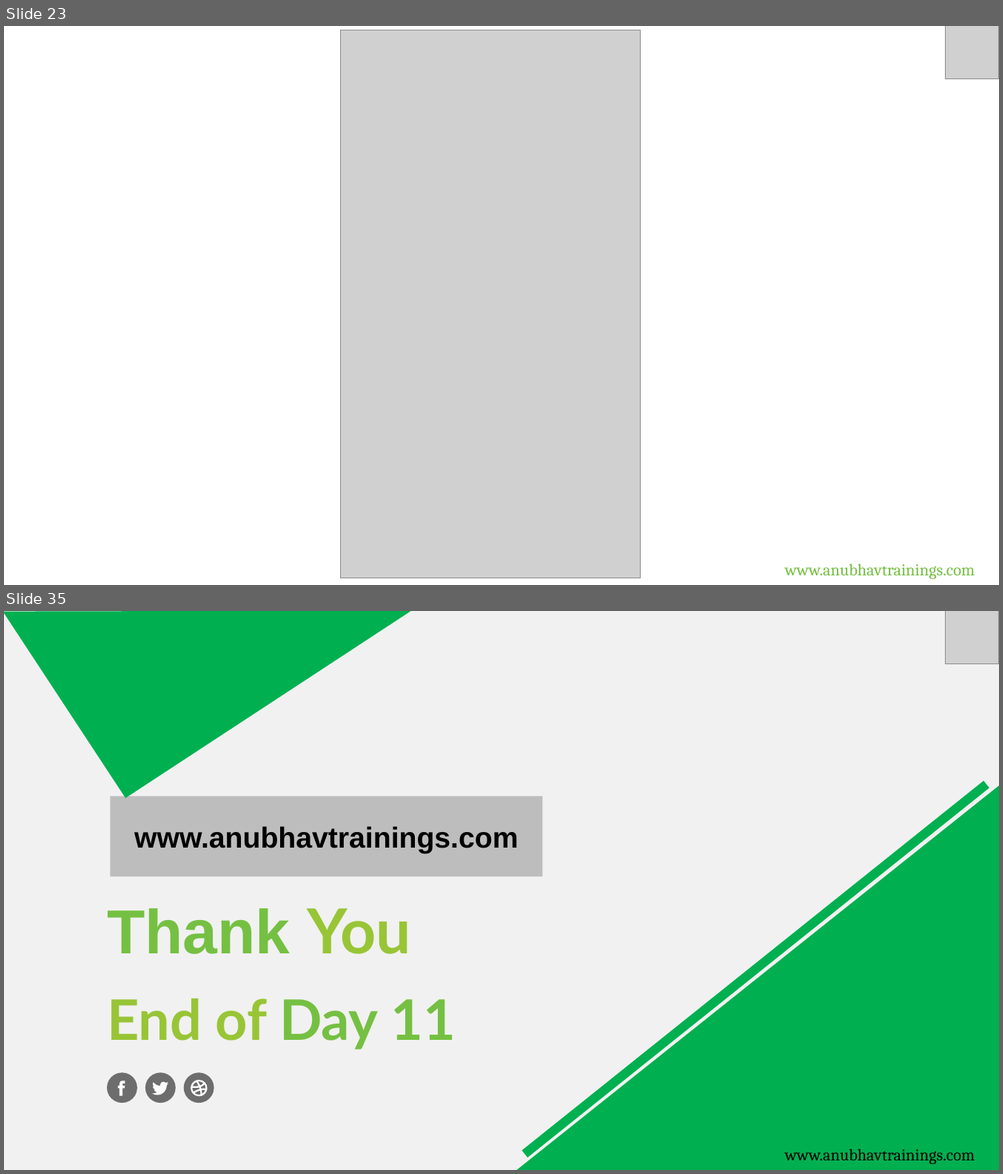
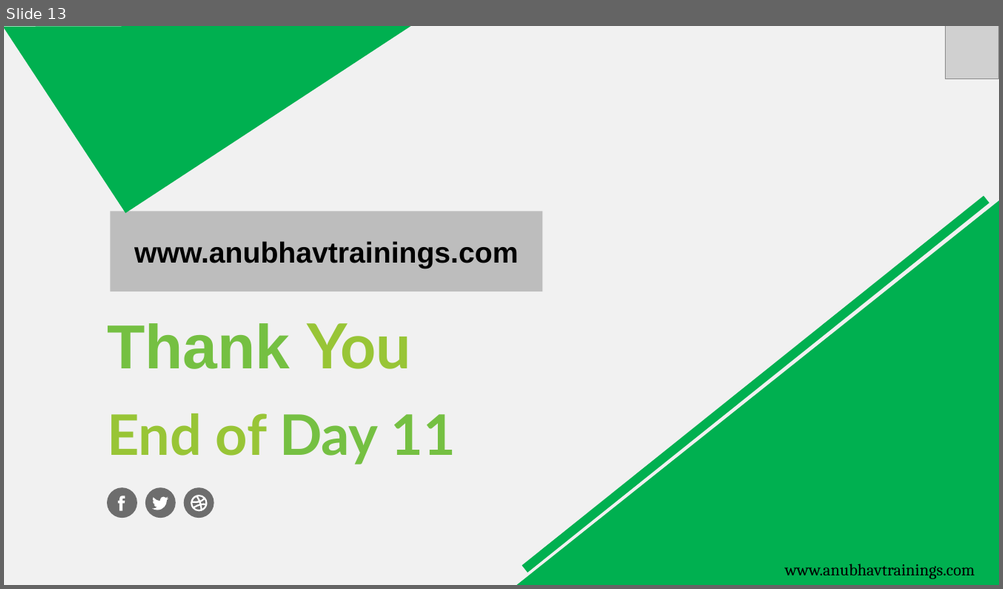
Before and after one commit to soyuztechnologies/CDS_AMDP_RAP_Training_60H, a slide deck: Day 11/DAY-11.pptx. Shown one above the other, each under a label of ours: slides 23 and 35 before the commit, slide 13 after it; the slides between them are not shown. The pictures are 1003x1174 and 1003x589 pixels, drawn with LibreOffice and Linux fonts; fonts in the diff are those of the drawing; grey boxes stand for pictures. Boxes give left, top, right and bottom in pixels: in the first picture for what was removed or moved away, otherwise in the second. Text is boxed around its words. In the diff, an @@ line names an element or a change of style, - is before the commit and + after.

```diff
--- a/Day 11/DAY-11.pptx
+++ b/Day 11/DAY-11.pptx
@@ slide 23 removed at [4,26,999,585], background #FFFFFF @@
@@ picture removed at [341,30,640,579] @@
@@ picture removed at [945,26,999,79] @@
@@ text removed at [785,564,974,580] @@
-www.anubhavtrainings.com
@@ what was slide 35 is now slide 13 @@
```
Also in this commit, not shown: 3 slides changed, 4 slides added, 25 other slides removed, 31 other files.
